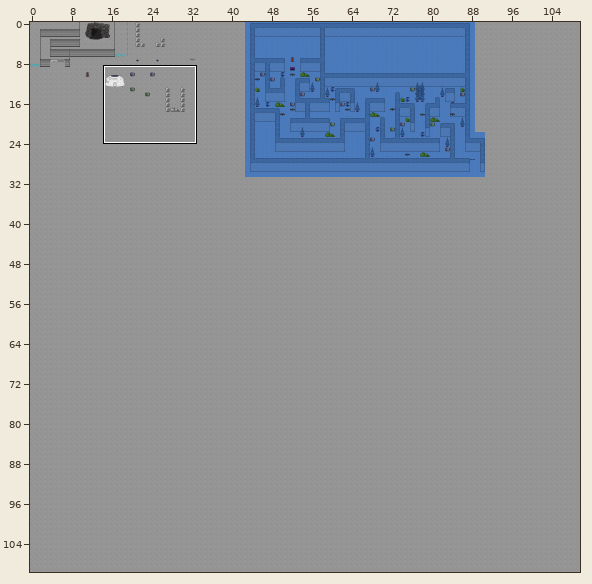
Two states of a Tiled map, map.tmx. Above, an overview of the earlier version with the close-up marked.
Close-up. Before the commit:
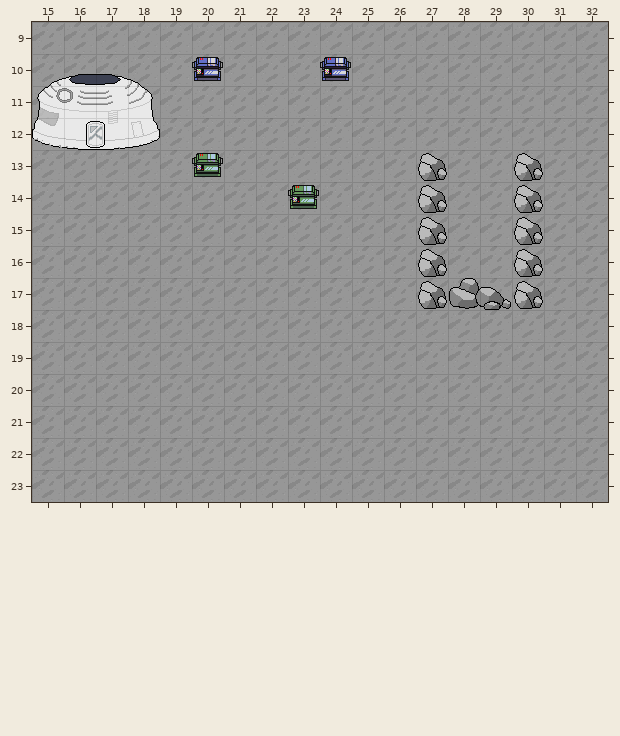
Cells are 32x32 px. Shown: x 15..32, y 9..23. The commit also changed other parts of the map, which this record leaves out. Tiles whose own drawing changed are shown in their newer look in all pictures.
The same view after the edit:
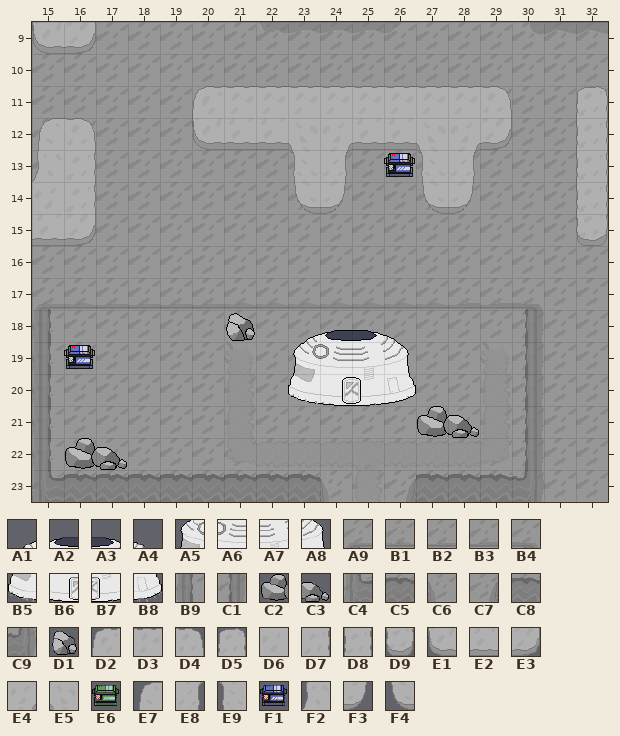
Key: from "tuilesJeu": A1 62, A2 63, A3 64, A4 65, A5 93, A6 94, A7 95, A8 96, A9 102, B1 103, B2 104, B3 106, B4 107, B5 124, B6 125, B7 126, B8 127, B9 133, C1 138, C2 157, C3 158, C4 164, C5 165, C6 166, C7 167, C8 168, C9 169, D1 188, D2 691, D3 692, D4 693, D5 700, D6 723, D7 724, D8 726, D9 731, E1 753, E2 754, E3 755, E4 760, E5 760 flipped left-right, E6 775, E7 789 flipped left-right, E8 791, E9 791 flipped left-right, F1 806, F2 820 flipped left-right, F3 822, F4 822 flipped left-right.
__ is an empty cell.
Objects are placed by their top-left corner, in cells (3,4 is the top-left corner of cell 3,4); size is 1x1 cell unless given.
The edit:
Layer "build":
y 9: x 15..16 __ __ -> E1 E3
y 11: x 15..18 A5 A6 A7 A8 -> __ __ __ __; x 20..29 __ __ __ __ __ __ __ __ __ __ -> D2 D3 D3 D3 D3 D3 D3 D3 D3 D4; x 32 __ -> D5
y 12: x 15..18 B5 B6 B7 B8 -> E7 D4 __ __; x 20..29 __ __ __ __ __ __ __ __ __ __ -> E1 E2 E2 E5 E4 E2 E2 E5 E4 E3; x 32 __ -> D8
y 13: x 15..16 __ __ -> F2 D7; x 23..24 __ __ -> E9 E8; x 27..28 D1 __ -> E9 E8; x 30 D1 -> __; x 32 __ -> D8
y 14: x 15..16 __ __ -> D6 D7; x 23..24 __ __ -> F4 F3; x 27..28 D1 __ -> F4 F3; x 30 D1 -> __; x 32 __ -> D8
y 15: x 15..16 __ __ -> E2 E3; x 27 D1 -> __; x 30 D1 -> __; x 32 __ -> D9
y 16: x 27 D1 -> __; x 30 D1 -> __
y 17: x 15..30 __ __ __ __ __ __ __ __ __ __ __ __ D1 C2 C3 D1 -> A9 B1 B2 B2 B2 B2 B1 B1 B1 B1 B1 B1 B1 B3 B3 B4
y 18: x 15 __ -> B9; x 21 __ -> D1; x 30 __ -> C1
y 19: x 15 __ -> B9; x 23..26 __ __ __ __ -> A5 A6 A7 A8; x 30 __ -> C1
y 20: x 15 __ -> B9; x 23..26 __ __ __ __ -> B5 B6 B7 B8; x 30 __ -> C1
y 21: x 15 __ -> B9; x 27..28 __ __ -> C2 C3; x 30 __ -> C1
y 22: x 15..17 __ __ __ -> B9 C2 C3; x 30 __ -> C1
y 23: x 15..24 __ __ __ __ __ __ __ __ __ __ -> C4 C5 C5 C5 C5 C5 C5 C5 C5 C6; x 26..30 __ __ __ __ __ -> C7 C5 C5 C8 C9
Layer "persoDerriere":
y 10: x 15..18 A1 A2 A3 A4 -> __ __ __ __
y 18: x 23..26 __ __ __ __ -> A1 A2 A3 A4
Layer "coffreHp":
changed: E6 at 20,13 -> outside this view
removed: E6 at 23,14
Layer "coffreMonnaie":
changed: F1 at 24,10 -> outside this view
added: F1 at 26,13
added: F1 at 16,19
removed: F1 at 20,10
Boxes around the changes in both close-ups, in picture pixels (x1, y1, x2, y2):
changed: (32, 22, 544, 502)
added: (576, 86, 608, 246)
